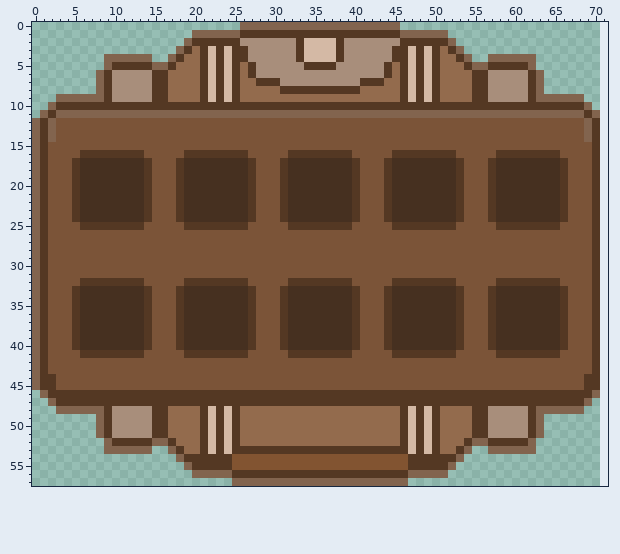
Pixel-art file, stored at Sprites/Aseprite/Inv_Bag.aseprite. The picture above is the old version.
71x58 pixels, 1 frame. Colours within 5 levels of each other are drawn and written as one. The old version is drawn lined up with the new one, on the new canvas.
Now the later version:
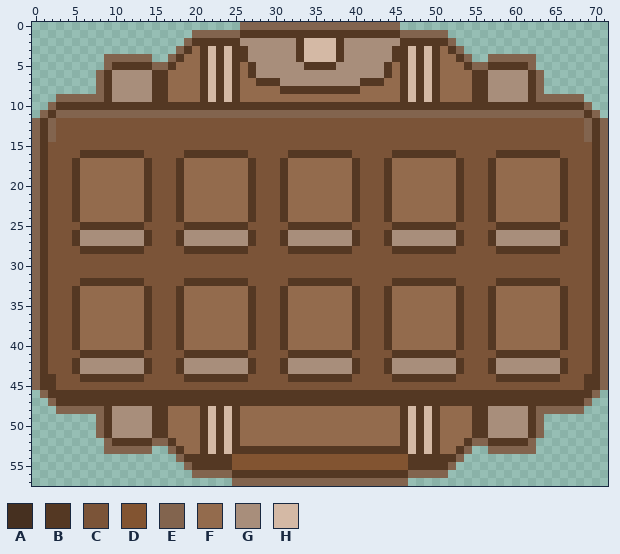
Palette (. is transparent): A #463020  B #543823  C #7b5438  D #825431  E #82644e  F #936b4d  G #a88e7b  H #d4b9a5
What changed:
canvas 71x58 -> 72x58
Changed rows in their new state; - is an unchanged pixel.
first column x 5:
12 ------------------------------------------------------------------E
13 ------------------------------------------------------------------E
14 ------------------------------------------------------------------E
15 ------------------------------------------------------------------E
16 ------------------------------------------------------------------E
17 -FFFFFFFF-----FFFFFFFF-----FFFFFFFF-----FFFFFFFF-----FFFFFFFF-----E
18 -FFFFFFFF-----FFFFFFFF-----FFFFFFFF-----FFFFFFFF-----FFFFFFFF-----E
19 -FFFFFFFF-----FFFFFFFF-----FFFFFFFF-----FFFFFFFF-----FFFFFFFF-----E
20 -FFFFFFFF-----FFFFFFFF-----FFFFFFFF-----FFFFFFFF-----FFFFFFFF-----E
21 -FFFFFFFF-----FFFFFFFF-----FFFFFFFF-----FFFFFFFF-----FFFFFFFF-----E
22 -FFFFFFFF-----FFFFFFFF-----FFFFFFFF-----FFFFFFFF-----FFFFFFFF-----E
23 -FFFFFFFF-----FFFFFFFF-----FFFFFFFF-----FFFFFFFF-----FFFFFFFF-----E
24 -FFFFFFFF-----FFFFFFFF-----FFFFFFFF-----FFFFFFFF-----FFFFFFFF-----E
25 ------------------------------------------------------------------E
26 BGGGGGGGGB---BGGGGGGGGB---BGGGGGGGGB---BGGGGGGGGB---BGGGGGGGGB----E
27 BGGGGGGGGB---BGGGGGGGGB---BGGGGGGGGB---BGGGGGGGGB---BGGGGGGGGB----E
28 -BBBBBBBB-----BBBBBBBB-----BBBBBBBB-----BBBBBBBB-----BBBBBBBB-----E
29 ------------------------------------------------------------------E
30 ------------------------------------------------------------------E
31 ------------------------------------------------------------------E
32 ------------------------------------------------------------------E
33 -FFFFFFFF-----FFFFFFFF-----FFFFFFFF-----FFFFFFFF-----FFFFFFFF-----E
34 -FFFFFFFF-----FFFFFFFF-----FFFFFFFF-----FFFFFFFF-----FFFFFFFF-----E
35 -FFFFFFFF-----FFFFFFFF-----FFFFFFFF-----FFFFFFFF-----FFFFFFFF-----E
36 -FFFFFFFF-----FFFFFFFF-----FFFFFFFF-----FFFFFFFF-----FFFFFFFF-----E
37 -FFFFFFFF-----FFFFFFFF-----FFFFFFFF-----FFFFFFFF-----FFFFFFFF-----E
38 -FFFFFFFF-----FFFFFFFF-----FFFFFFFF-----FFFFFFFF-----FFFFFFFF-----E
39 -FFFFFFFF-----FFFFFFFF-----FFFFFFFF-----FFFFFFFF-----FFFFFFFF-----E
40 -FFFFFFFF-----FFFFFFFF-----FFFFFFFF-----FFFFFFFF-----FFFFFFFF-----E
41 ------------------------------------------------------------------E
42 BGGGGGGGGB---BGGGGGGGGB---BGGGGGGGGB---BGGGGGGGGB---BGGGGGGGGB----E
43 BGGGGGGGGB---BGGGGGGGGB---BGGGGGGGGB---BGGGGGGGGB---BGGGGGGGGB----E
44 -BBBBBBBB-----BBBBBBBB-----BBBBBBBB-----BBBBBBBB-----BBBBBBBB-----E
45 ------------------------------------------------------------------E
